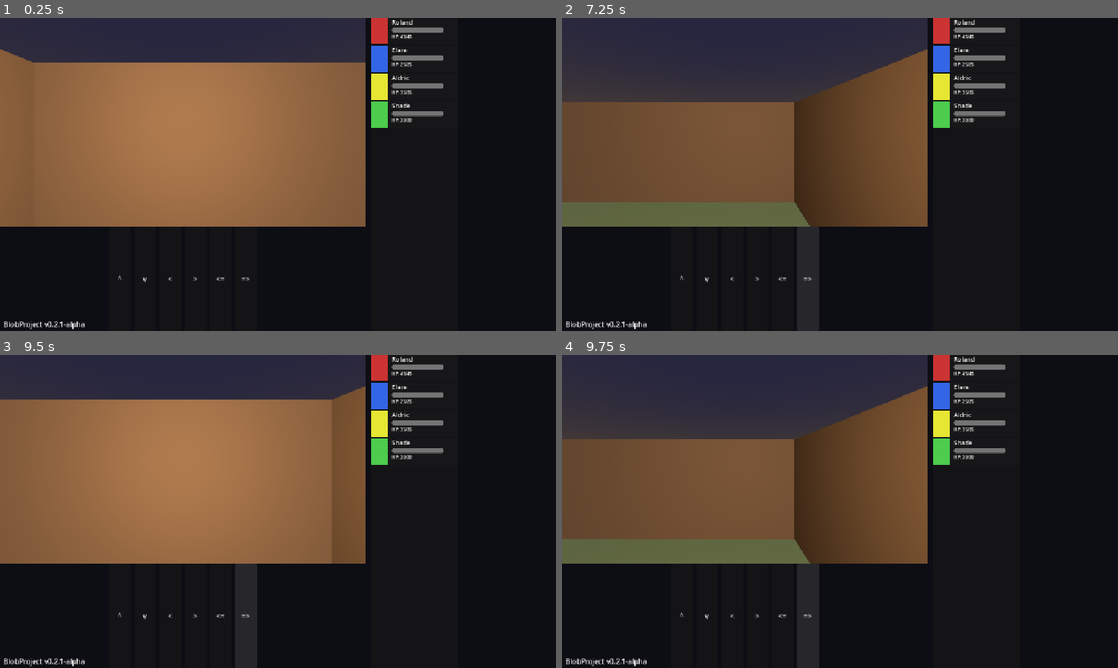
Above: before the commit, frames 1-4 (two rows, left to right).
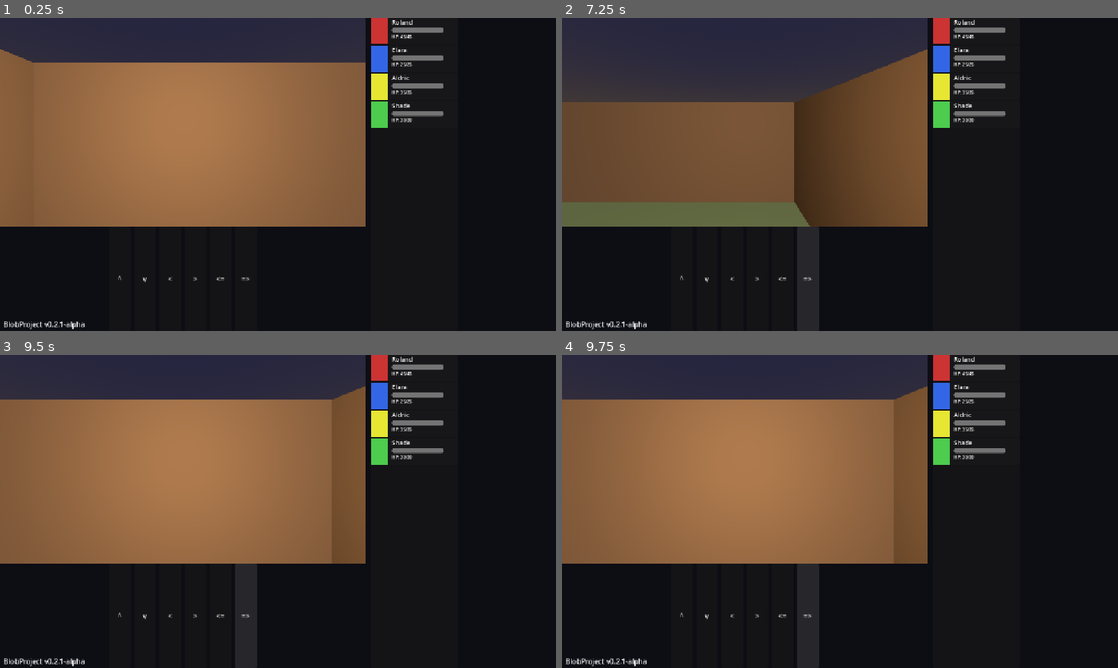
Above: after the commit, the same moments.

Repository: drax-xard/BlobProject
Game: Godot game, scene res://scenes/main.tscn
Two runs of this game, one before a commit and one after it. Both use one fixed random seed, a clock stepped at 60 frames per second and the inputs below.
Inputs:
- Up to frame 1 (0.25 s): no input
- Up to frame 2 (7.25 s): click "^" at 0.5 s; click "v" at 1.25 s; click "<" at 2 s; click ">" at 2.75 s; click "<=" at 3.5 s; click "=>" at 4.25 s; tap Enter at 5, 6.5 s; hold D (strafe_right) 5.03-5.78 s; tap Space at 5.75 s; hold S (move_backward) 5.78-6.53 s; hold D (strafe_right) from 6.53 s (still down)
- Up to frame 3 (9.5 s): tap Space at 7.25, 8.75 s; release D (strafe_right) at 7.28 s; hold W (move_forward) 7.28-8.03 s; tap Enter at 8 s; hold A (strafe_left) from 8.03 s (still down); tap I (open_inventory, bound only after the commit) at 8.65 s; tap Escape (pause_game, bound only after the commit) at 9.4 s
- Up to frame 4 (9.75 s): release A (strafe_left) at 9.53 s; hold S (move_backward) from 9.53 s (still down)

Frames 1-3 are identical in both runs. In frame 4, 31% of the frame differs, in the area x 0-60%, y 14-67%.

Commit message:
chore: Cleanup before implementation phase
- Add settings.cfg and *.uid to .gitignore (user-specific files)
- Add open_inventory (I) and pause_game (Escape) input bindings
- Wire DataRegistry.load_all_data() at startup via call_deferred
- Add pause and inventory toggle handling to TurnManager

Diff:
--- a/project.godot
+++ b/project.godot
@@ -70,6 +70,16 @@
 "events": [Object(InputEventKey,"resource_local_to_scene":false,"resource_name":"","device":-1,"window_id":0,"alt_press …(192 unchanged characters)…
 ]
 }
+open_inventory={
+"deadzone": 0.5,
+"events": [Object(InputEventKey,"resource_local_to_scene":false,"resource_name":"","device":-1,"window_id":0,"alt_pressed":false,"shift_pressed":false,"ctrl_pressed":false,"meta_pressed":false,"pressed":false,"keycode":0,"physical_keycode":73,"key_label":0,"unicode":105,"location":0,"echo":false,"script":null)
+]
+}
+pause_game={
+"deadzone": 0.5,
+"events": [Object(InputEventKey,"resource_local_to_scene":false,"resource_name":"","device":-1,"window_id":0,"alt_pressed":false,"shift_pressed":false,"ctrl_pressed":false,"meta_pressed":false,"pressed":false,"keycode":0,"physical_keycode":4194305,"key_label":0,"unicode":0,"location":0,"echo":false,"script":null)
+]
+}
 
 [layer_names]
 
--- a/scripts/core/turn_manager.gd
+++ b/scripts/core/turn_manager.gd
@@ -7,15 +7,28 @@
 var pending_actions: Array[Action] = []
 
 func _input(event: InputEvent) -> void:
+	if not (event is InputEventKey and event.pressed):
+		return
+
+	# Pause toggle — works from most states
+	if event.is_action_pressed("pause_game"):
+		_handle_pause()
+		return
+
+	# Inventory toggle — works from EXPLORING and INVENTORY
+	if event.is_action_pressed("open_inventory"):
+		_handle_inventory_toggle()
+		return
+
+	# Movement — only during EXPLORING
 	if GameManager.current_state != GameManager.GameState.EXPLORING:
 		return
 	if is_turn_active:
 		return
 
-	if event is InputEventKey and event.pressed:
-		var action := _resolve_input(event)
-		if action:
-			_process_player_action(action)
+	var action := _resolve_input(event)
+	if action:
+		_process_player_action(action)
 
 func _resolve_input(event: InputEventKey) -> Action:
 	if event.is_action_pressed("move_forward"):
@@ -51,3 +64,17 @@
 func _turn_ended() -> void:
 	turn_processed.emit(GameManager.turn_count)
 	is_turn_active = false
+
+func _handle_pause() -> void:
+	var state := GameManager.current_state
+	if state == GameManager.GameState.PAUSED:
+		GameManager.current_state = GameManager.GameState.EXPLORING
+	elif state == GameManager.GameState.EXPLORING or state == GameManager.GameState.INVENTORY:
+		GameManager.current_state = GameManager.GameState.PAUSED
+
+func _handle_inventory_toggle() -> void:
+	var state := GameManager.current_state
+	if state == GameManager.GameState.EXPLORING:
+		GameManager.current_state = GameManager.GameState.INVENTORY
+	elif state == GameManager.GameState.INVENTORY:
+		GameManager.current_state = GameManager.GameState.EXPLORING
--- a/scripts/data/data_registry.gd
+++ b/scripts/data/data_registry.gd
@@ -7,7 +7,7 @@
 var _base_pack_path: String = "res://packs/base/records"
 
 func _ready() -> void:
-	pass
+	call_deferred("load_all_data")
 
 func load_all_data() -> void:
 	var categories := ["items", "enemies", "classes", "dungeons", "spells"]
Not shown, changed: .gitignore
